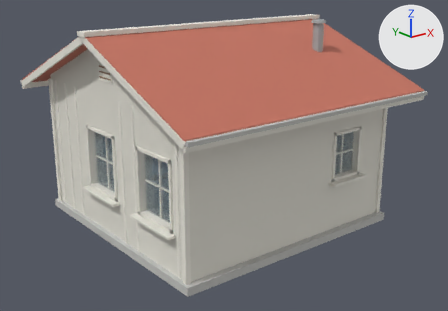
A saved change to the Blender file assets/buildings/src/office.blend.
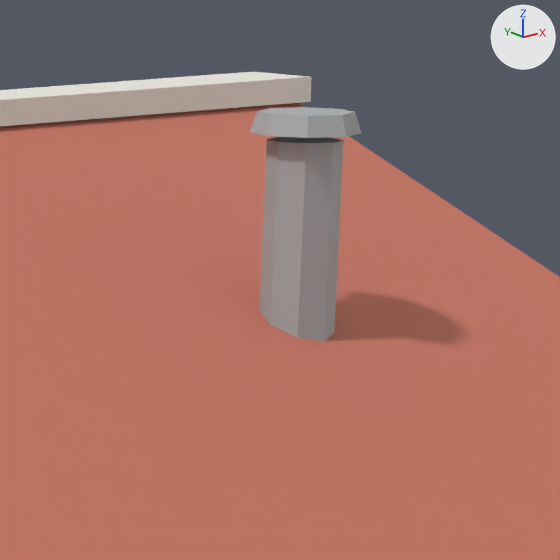
The first picture shows the older version from a 50 mm camera at (-7.93, -10.23, 5.38) aimed at (0.02, -0.3, 1.4). The close-ups show the older and then the newer version on the part from 62% to 79% of the width and 1% to 27% of the height of that picture. Only the edits that show in the close-ups are written down. Lighting does not change. The marker at upper right points along +X, +Y and +Z.

Script lines for the objects in view, before the commit:
```python
me_shell_roof = bpy.data.meshes.new('Shell_Roof')
me_shell_roof.from_pydata(...)  # 12 vertices, 8 faces; spans x -2.95..2.95, y -3.1..3.1, z 2.8..4.15
me_shell_roof.materials.append(mat_roof)
me_shell_roof2 = bpy.data.meshes.new('Shell_Roof2')
me_shell_roof2.from_pydata(...)  # an 8-sided cylinder along z spanning x 1.59..1.81, y -1.41..-1.19, z 3.45..4.15; an 8-sided cut cone along z (radius 0.16 at the low end, 0.14 at the high end) spanning x 1.54..1.86, y -1.46..-1.14, z 4.17..4.23
me_shell_roof2.materials.append(mat_roof2)
me_shell_trim = bpy.data.meshes.new('Shell_Trim')
me_shell_trim.from_pydata(...)  # 640 vertices, 480 faces; spans x -2.98..2.98, y -3.11..3.11, z 0.15..4.19
me_shell_trim.materials.append(mat_trim)
ob_shell_roof = bpy.data.objects.new('Shell_Roof', me_shell_roof)
ob_shell_roof.parent = ob_shell
ob_shell_roof.location = (0.0, 0.0, 0.0)
ob_shell_roof2 = bpy.data.objects.new('Shell_Roof2', me_shell_roof2)
ob_shell_roof2.parent = ob_shell
ob_shell_roof2.location = (0.0, 0.0, 0.0)
ob_shell_trim = bpy.data.objects.new('Shell_Trim', me_shell_trim)
ob_shell_trim.parent = ob_shell
ob_shell_trim.location = (0.0, 0.0, 0.0)
```
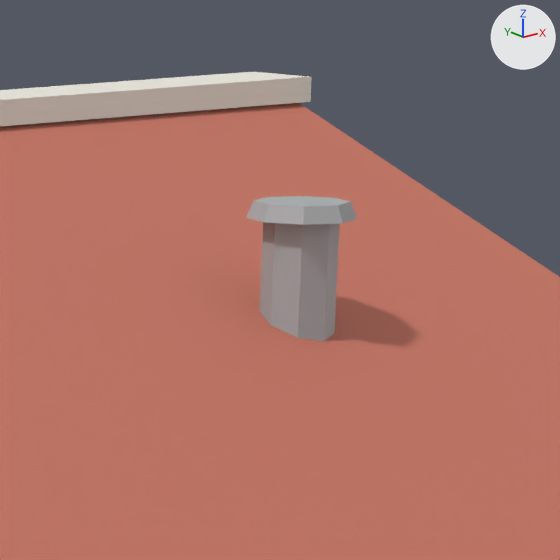
Boxes (x1, y1, x2, y2) around the edits, measured in the close-ups (560 x 560 px; the box of a moved part takes in the faces that stretch with it):
'Shell_Roof2', reshaped: before (250, 107, 361, 341); after (246, 196, 357, 341)
part 1 of me_shell_roof2, moved or reshaped: before (262, 137, 343, 304); after (262, 222, 340, 304)
part 2 of me_shell_roof2, moved or reshaped: before (250, 107, 361, 138); after (246, 196, 357, 225)

The change, as a diff of the scene's bpy script:
```diff
--- a/assets/buildings/src/office.blend.py
+++ b/assets/buildings/src/office.blend.py
@@ me_shell_roof2 @@
 # used by ob_shell_roof2; parent = ob_shell; location = (0.0, 0.0, 0.0)
-me_shell_roof2.from_pydata(...)  # 32 vertices, 20 faces; spans x 1.54..1.86, y -1.46..-1.14, z 3.45..4.23
+me_shell_roof2.from_pydata(...)  # 32 vertices, 20 faces; spans x 1.54..1.86, y -1.46..-1.14, z 3.15..3.975
+# me_shell_roof2 part 1: the loose piece of 16 vertices spanning x 1.59..1.81, y -1.41..-1.19, z 3.45..4.15 is scaled about its middle by (1, 1, 1.14), then moved by (0.0, 0.0, -0.25)
+# me_shell_roof2 part 2: the loose piece of 16 vertices spanning x 1.54..1.86, y -1.46..-1.14, z 4.17..4.23 is scaled about its middle by (1, 1, 0.833), then moved by (0.0, 0.0, -0.25)
 me_shell_roof2.materials.append(mat_roof2)
```
